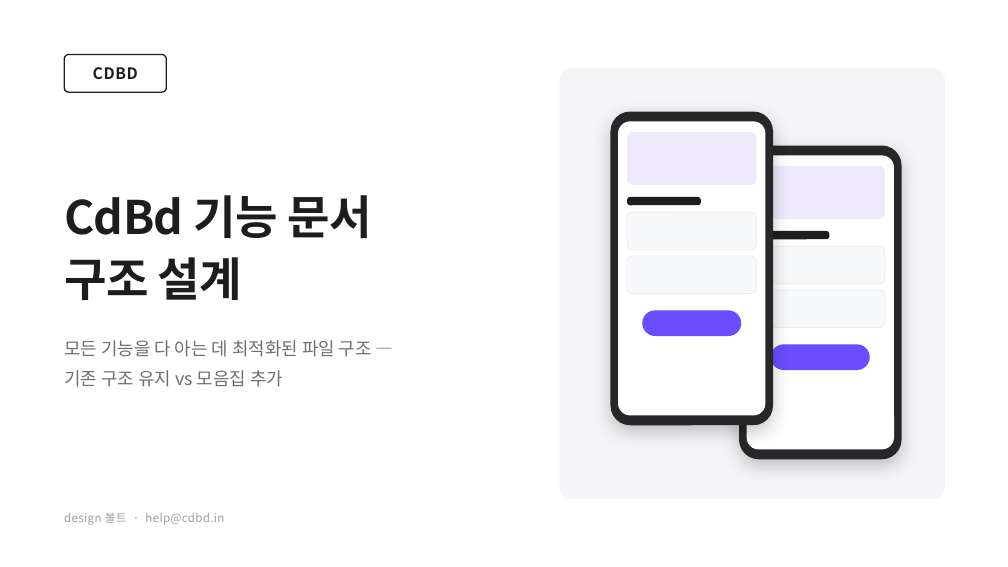
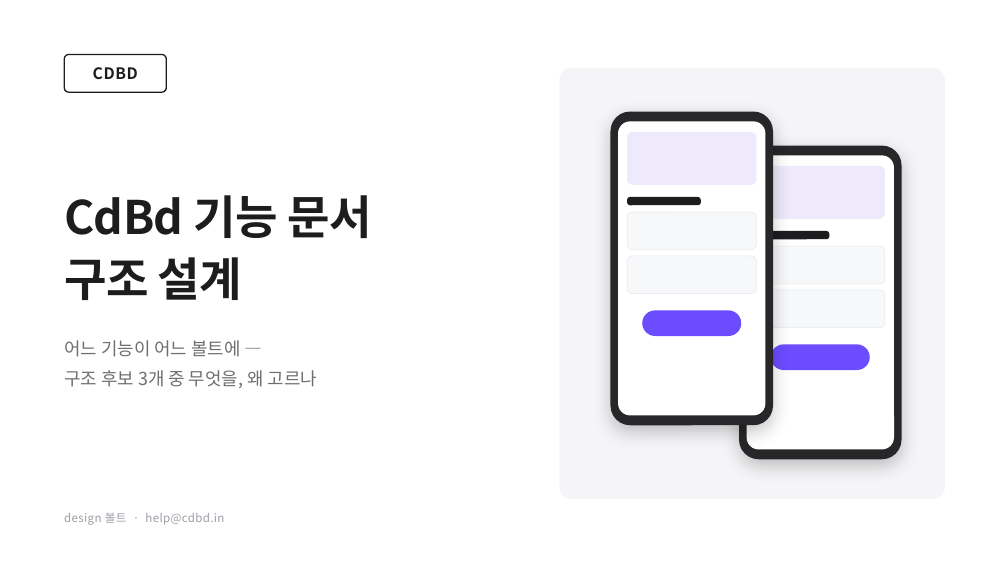
Before and after one commit to CdBd-in/design, a slide deck: slide 1 of CdBd 기능 문서 구조 설계.pptx. Drawn at 1008x567 pixels with LibreOffice and Linux fonts; fonts in the diff are those of the drawing. Boxes give left, top, right and bottom in pixels: in the first picture for what was removed or moved away, otherwise in the second. Text is boxed around its words. In the diff, an @@ line names an element or a change of style, - is before the commit and + after.

```diff
--- a/CdBd 기능 문서 구조 설계.pptx
+++ b/CdBd 기능 문서 구조 설계.pptx
@@ text at (x1=64, y1=340, x2=317, y2=388): text changed @@
-모든 기능을 다 아는 데 최적화된 파일 구조 —
-기존 구조 유지 vs 모음집 추가
+어느 기능이 어느 볼트에 —
+구조 후보 3개 중 무엇을, 왜 고르나
```
Also in this commit, not shown: 5 other slides changed, 7 slides added, 5 slides removed.
